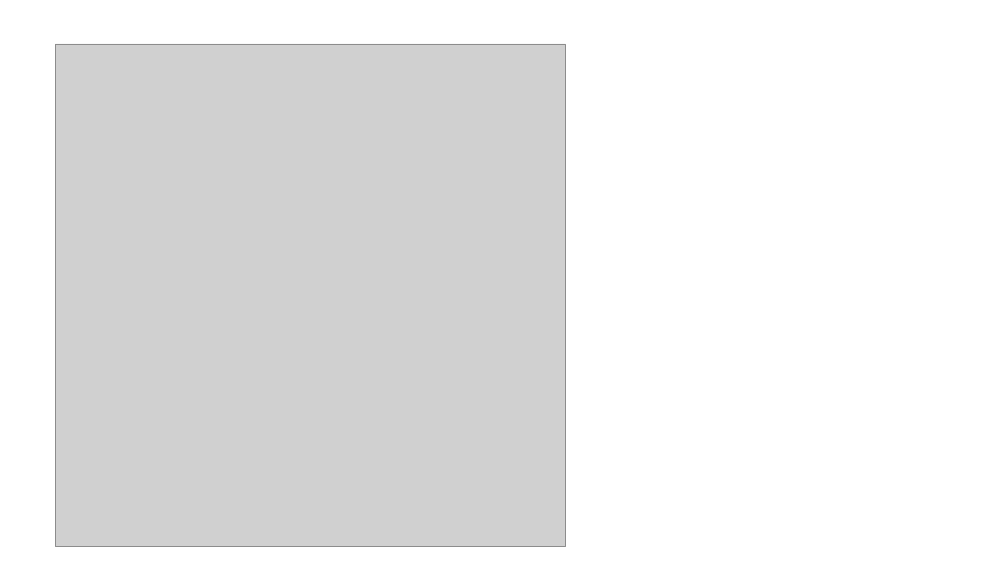
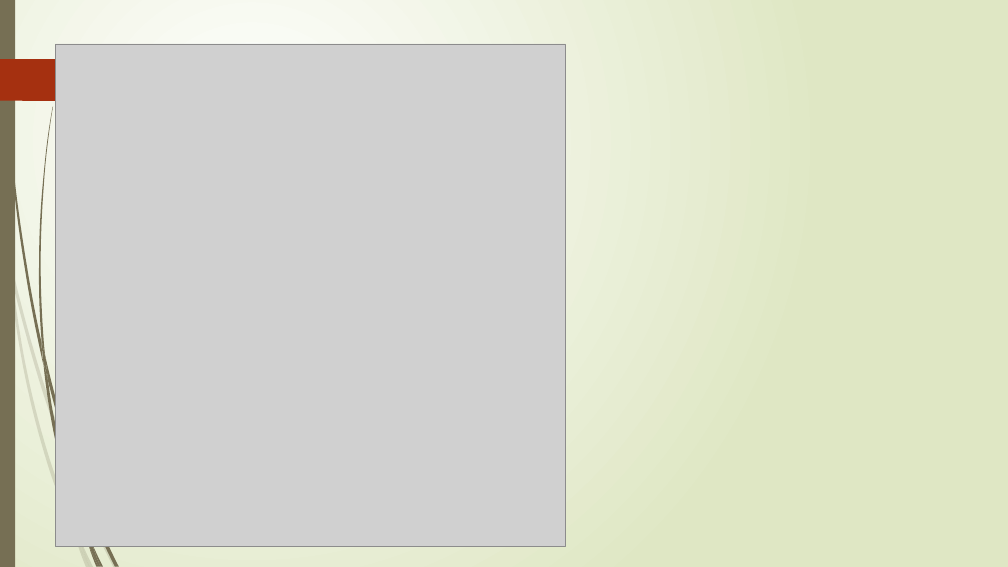
Before and after one commit to maxliu/health_care, a slide deck: slide 15 of Medicare fraud detection by using open source data.pptx. Drawn at 1008x567 pixels with LibreOffice and Linux fonts; fonts in the diff are those of the drawing; grey boxes stand for pictures. Boxes give left, top, right and bottom in pixels: in the first picture for what was removed or moved away, otherwise in the second. Text is boxed around its words. In the diff, an @@ line names an element or a change of style, - is before the commit and + after.

```diff
--- a/Medicare fraud detection by using open source data.pptx
+++ b/Medicare fraud detection by using open source data.pptx
@@ background #FFFFFF to gradient #FFFFFF to #DFE8C4 @@
@@ rectangle added at (0,0,15,567), fill #766F54 @@
@@ freeform shape added at (0,59,132,101), fill #A53010 @@
@@ group added at (0,213,117,567): 7 freeform shapes @@
@@ group added at (2,0,119,567): 9 freeform shapes @@
```
Also in this commit, not shown: 12 other slides changed, 4 slides added, 4 slides removed.
